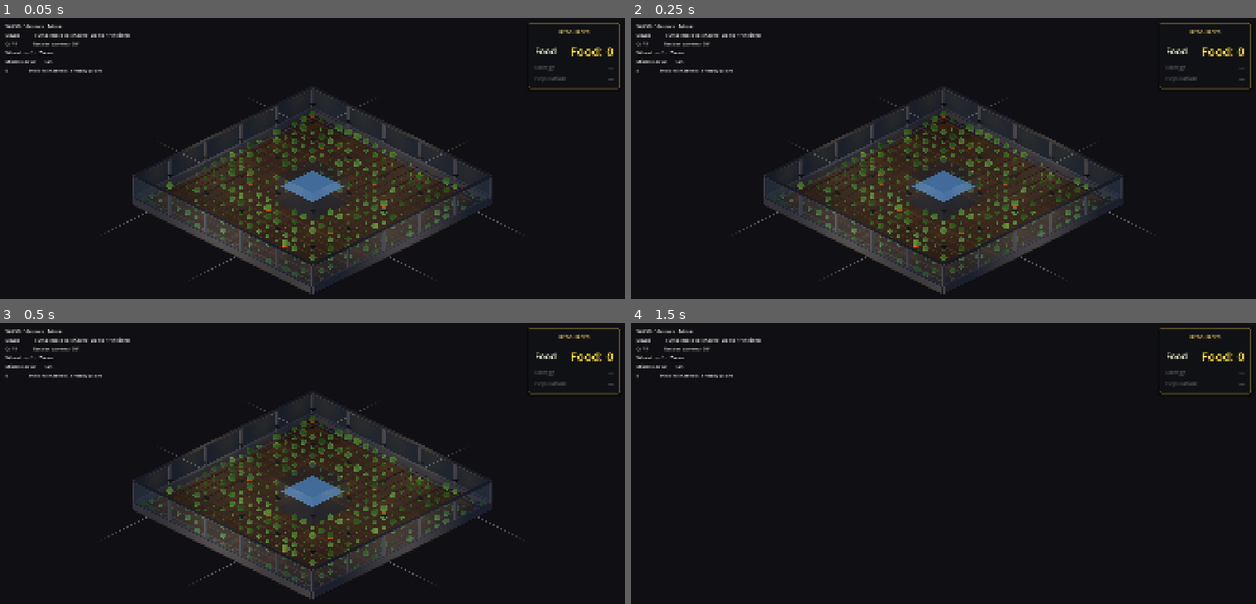
Above: before the commit, frames 1-4 (two rows, left to right).
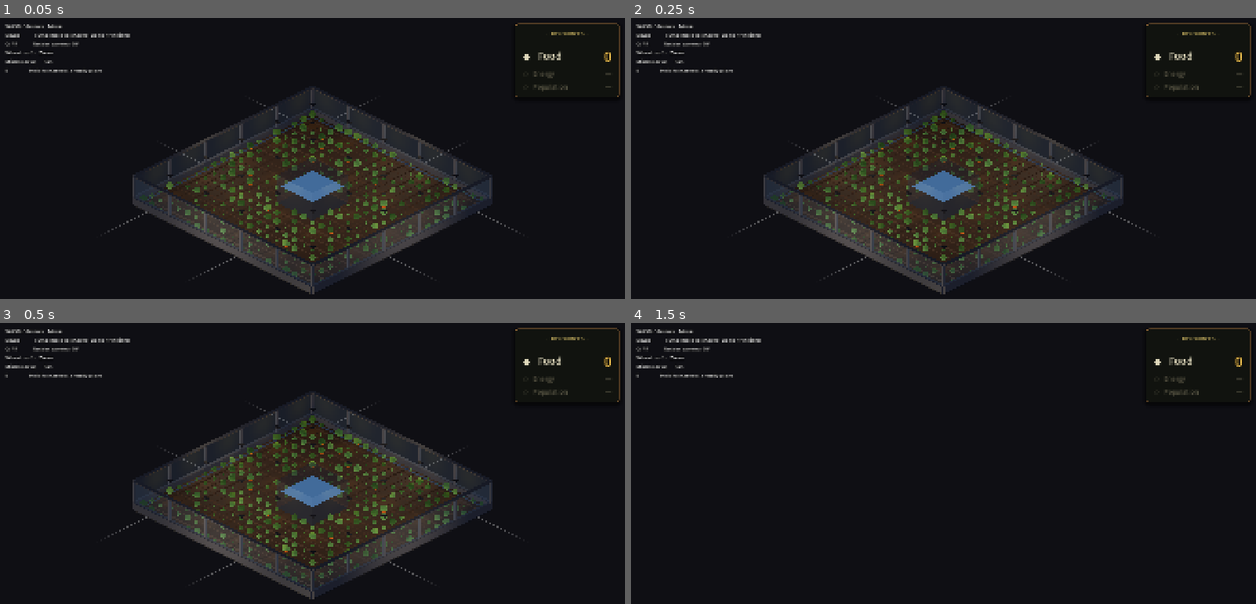
Above: after the commit, the same moments.

Repository: jaredclarkgay/space-tower-iso
Game: Godot game, scene res://scenes/iso_prototype/iso_prototype.tscn
Two runs of this game, one before a commit and one after it. Both use one fixed random seed, a clock stepped at 60 frames per second and the inputs below.
Inputs (mouse positions are in pixels of both pictures, inside the frame that each line leads up to):
- Up to frame 1 (0.05 s): no input
- Up to frame 2 (0.25 s): no input
- Up to frame 3 (0.5 s): no input
- Up to frame 4 (1.5 s): tap Enter at 0.5 s; move the mouse to (1081, 480) at 0.52 s; hold D (move_right) 0.53-1.28 s; hold Middle mouse button (camera_pan) 0.53-1.28 s; tap Space (jump) at 0.77 s; move the mouse to (818, 514) at 1.27 s; hold S (move_down) from 1.28 s (still down); tap Q (camera_rotate_left) at 1.35 s

The runs differ from the first frame. In frame 1, 0.7% of the frame differs, in the area x 39-100%, y 1-82%; in frame 2, 0.7%; in frame 3, 0.7%; in frame 4, 0.7%.

Commit message:
fix(iso): rebalance fruit sizes; warmer Resources panel; food count text
Three operator-flagged issues.

1. Field reading "all orange / all pumpkins". Pumpkins were 0.20 m
   radius (squashed to 0.14 vertical) — as big as the foliage sphere
   itself. Each pumpkin plot dominated as a glowing orange blob, and
   ~20% pumpkin plots dyed the whole field. Reduced pumpkin to 0.13 m
   radius. Bumped tomato (0.085 → 0.10), pepper (0.06 → 0.07), and
   cucumber thickness (0.04 → 0.05) so the smaller fruits read better
   from iso distance. Result: distinct crop colours per plot,
   proportional sizes.

2. "Food: 8" appearing inside the count cell. food_count_hud.gd was
   still printing the "Food: %d" prefix it had when it was a single
   label, but it now lives in a HBox where the sibling FoodLabel
   already says "Food". Script now prints just `%d`.

3. Resources panel aesthetic. Was generic dark-with-amber-border. Now
   reads warmer / more grounded — the brief was "garden of
   eden / utopian / tower-building / construction-worker":
   - bg deeper warm moss-on-earth (0.07, 0.08, 0.06, 0.92)
   - copper-amber border (0.82, 0.58, 0.30) with thicker top (3 px)
     for a faint hardhat-brim feel
   - corner radius 8 → 10, drop shadow stronger (12, offset 0/5)
   - Title: "·  RESOURCES  ·" in warm wheat (font_size 16 → 18) with
     small ornaments. Divider stroke darker, more present.
   - Active row gets ◆ marker, dim placeholder rows ◇ markers — so the
     hierarchy reads at a glance without bright placeholder text.
   - Food label cream (0.93, 0.90, 0.78), count warm gold
     (0.96, 0.78, 0.32) with deeper outline. font_size 38 → 42.
   - Energy/Population dimmed to muted moss instead of cool grey,
     keeping the palette warm.

Verified: `godot --headless --quit-after 200` exits 0, no errors.

Co-Authored-By: Claude Opus 4.7 (1M context) <noreply@anthropic.com>

Diff:
--- a/scenes/iso_prototype/food_count_hud.gd
+++ b/scenes/iso_prototype/food_count_hud.gd
@@ -8,4 +8,5 @@
 
 
 func _process(_delta: float) -> void:
-	text = "Food: %d" % _gs.food_count
+	# Just the number — the "Food" label is a sibling Label in the row.
+	text = "%d" % _gs.food_count
--- a/scenes/iso_prototype/iso_floor.gd
+++ b/scenes/iso_prototype/iso_floor.gd
@@ -447,14 +447,14 @@
 				var f := MeshInstance3D.new()
 				f.name = "Tomato"
 				var m := SphereMesh.new()
-				m.radius = 0.085
-				m.height = 0.17
+				m.radius = 0.10
+				m.height = 0.20
 				f.mesh = m
 				f.material_override = _make_material(color)
 				var angle: float = float(i) * (TAU / 3.0) + 0.5
-				var dx: float = cos(angle) * 0.14
-				var dz: float = sin(angle) * 0.14
-				f.position = Vector3(x + dx, 0.42 + float(i) * 0.05, z + dz)
+				var dx: float = cos(angle) * 0.16
+				var dz: float = sin(angle) * 0.16
+				f.position = Vector3(x + dx, 0.44 + float(i) * 0.05, z + dz)
 				add_child(f)
 				fruits.append(f)
 		"Pepper":
@@ -463,13 +463,13 @@
 				var f := MeshInstance3D.new()
 				f.name = "Pepper"
 				var m := SphereMesh.new()
-				m.radius = 0.06
-				m.height = 0.12
+				m.radius = 0.07
+				m.height = 0.14
 				f.mesh = m
 				f.scale = Vector3(1.0, 1.9, 1.0)
 				f.material_override = _make_material(color)
 				var sign_v: int = -1 if i == 0 else 1
-				f.position = Vector3(x + sign_v * 0.16, 0.34, z + 0.04)
+				f.position = Vector3(x + sign_v * 0.18, 0.36, z + 0.04)
 				add_child(f)
 				fruits.append(f)
 		"Eggplant":
@@ -495,16 +495,18 @@
 			add_child(cap)
 			fruits.append(cap)
 		"Pumpkin":
-			# One large squashed orange sphere sitting on the soil.
+			# One squashed orange sphere sitting on the soil. Smaller than the
+			# first pass — the previous 0.20-radius mesh dominated every
+			# pumpkin plot and made the whole field read as orange.
 			var body := MeshInstance3D.new()
 			body.name = "PumpkinBody"
 			var bm := SphereMesh.new()
-			bm.radius = 0.20
-			bm.height = 0.40
+			bm.radius = 0.13
+			bm.height = 0.26
 			body.mesh = bm
-			body.scale = Vector3(1.0, 0.7, 1.0)
+			body.scale = Vector3(1.0, 0.72, 1.0)
 			body.material_override = _make_material(color)
-			body.position = Vector3(x + 0.12, 0.32, z + 0.12)
+			body.position = Vector3(x + 0.13, 0.27, z + 0.10)
 			add_child(body)
 			fruits.append(body)
 			# Dark green stem on top.
@@ -513,10 +515,10 @@
 			var sm := CylinderMesh.new()
 			sm.top_radius = 0.025
 			sm.bottom_radius = 0.04
-			sm.height = 0.09
+			sm.height = 0.08
 			stem.mesh = sm
 			stem.material_override = _make_material(Color(0.25, 0.40, 0.15))
-			stem.position = Vector3(x + 0.12, 0.50, z + 0.12)
+			stem.position = Vector3(x + 0.13, 0.39, z + 0.10)
 			add_child(stem)
 			fruits.append(stem)
 		"Cucumber":
@@ -525,14 +527,14 @@
 				var f := MeshInstance3D.new()
 				f.name = "Cucumber"
 				var m := CylinderMesh.new()
-				m.top_radius = 0.04
-				m.bottom_radius = 0.04
-				m.height = 0.26
+				m.top_radius = 0.05
+				m.bottom_radius = 0.05
+				m.height = 0.30
 				f.mesh = m
 				f.material_override = _make_material(color)
 				var sign_v: int = -1 if i == 0 else 1
-				f.rotation = Vector3(0, 0, deg_to_rad(20.0 * sign_v))
-				f.position = Vector3(x + sign_v * 0.16, 0.36, z - 0.04 * sign_v)
+				f.rotation = Vector3(0, 0, deg_to_rad(22.0 * sign_v))
+				f.position = Vector3(x + sign_v * 0.18, 0.38, z - 0.04 * sign_v)
 				add_child(f)
 				fruits.append(f)
 	for f in fruits:
--- a/scenes/iso_prototype/iso_prototype.tscn
+++ b/scenes/iso_prototype/iso_prototype.tscn
@@ -13,23 +13,22 @@
 ambient_light_energy = 0.5
 
 [sub_resource type="StyleBoxFlat" id="ResourcePanelStyle"]
-bg_color = Color(0.07, 0.075, 0.09, 0.86)
+bg_color = Color(0.07, 0.08, 0.06, 0.92)
 border_width_left = 2
-border_width_top = 2
+border_width_top = 3
 border_width_right = 2
 border_width_bottom = 2
-border_color = Color(0.85, 0.7, 0.3, 0.55)
-corner_radius_top_left = 8
-corner_radius_top_right = 8
-corner_radius_bottom_right = 8
-corner_radius_bottom_left = 8
-shadow_color = Color(0, 0, 0, 0.45)
-shadow_size = 8
-shadow_offset = Vector2(0, 4)
+border_color = Color(0.82, 0.58, 0.30, 0.62)
+corner_radius_top_left = 10
+corner_radius_top_right = 10
+corner_radius_bottom_right = 10
+corner_radius_bottom_left = 10
+shadow_color = Color(0, 0, 0, 0.55)
+shadow_size = 12
+shadow_offset = Vector2(0, 5)
 
 [sub_resource type="StyleBoxLine" id="ResourcePanelDivider"]
-color = Color(0.85, 0.7, 0.3, 0.4)
-thickness = 1
+color = Color(0.78, 0.55, 0.28, 0.45)
 
 [node name="IsoPrototype" type="Node3D"]
 
@@ -81,74 +80,89 @@
 anchors_preset = 1
 anchor_left = 1.0
 anchor_right = 1.0
-offset_left = -300.0
-offset_top = 18.0
-offset_right = -18.0
+offset_left = -340.0
+offset_top = 20.0
+offset_right = -20.0
 theme_override_styles/panel = SubResource("ResourcePanelStyle")
 
 [node name="Margin" type="MarginContainer" parent="HUD/ResourcesPanel"]
-theme_override_constants/margin_left = 18
-theme_override_constants/margin_top = 14
-theme_override_constants/margin_right = 18
-theme_override_constants/margin_bottom = 14
+layout_mode = 2
+theme_override_constants/margin_left = 22
+theme_override_constants/margin_top = 16
+theme_override_constants/margin_right = 22
+theme_override_constants/margin_bottom = 16
 
 [node name="VBox" type="VBoxContainer" parent="HUD/ResourcesPanel/Margin"]
-theme_override_constants/separation = 8
+layout_mode = 2
+theme_override_constants/separation = 10
 
 [node name="TitleLabel" type="Label" parent="HUD/ResourcesPanel/Margin/VBox"]
-text = "RESOURCES"
+layout_mode = 2
+theme_override_colors/font_color = Color(0.94, 0.83, 0.45, 0.92)
+theme_override_constants/outline_size = 0
+theme_override_font_sizes/font_size = 18
+text = "·  RESOURCES  ·"
 horizontal_alignment = 1
-theme_override_colors/font_color = Color(0.95, 0.82, 0.42, 0.95)
-theme_override_constants/outline_size = 0
-theme_override_font_sizes/font_size = 16
 
 [node name="Divider" type="HSeparator" parent="HUD/ResourcesPanel/Margin/VBox"]
+layout_mode = 2
 theme_override_styles/separator = SubResource("ResourcePanelDivider")
 
 [node name="FoodRow" type="HBoxContainer" parent="HUD/ResourcesPanel/Margin/VBox"]
-alignment = 1
+layout_mode = 2
+theme_override_constants/separation = 8
 
 [node name="FoodLabel" type="Label" parent="HUD/ResourcesPanel/Margin/VBox/FoodRow"]
+layout_mode = 2
 size_flags_horizontal = 3
-text = "Food"
-theme_override_colors/font_color = Color(0.95, 0.95, 0.85, 0.95)
-theme_override_colors/font_outline_color = Color(0, 0, 0, 0.5)
+theme_override_colors/font_color = Color(0.93, 0.90, 0.78, 0.95)
+theme_override_colors/font_outline_color = Color(0, 0, 0, 0.45)
 theme_override_constants/outline_size = 3
-theme_override_font_sizes/font_size = 28
+theme_override_font_sizes/font_size = 30
+text = "◆   Food"
 
 [node name="FoodCount" type="Label" parent="HUD/ResourcesPanel/Margin/VBox/FoodRow"]
+layout_mode = 2
+theme_override_colors/font_color = Color(0.96, 0.78, 0.32, 1)
+theme_override_colors/font_outline_color = Color(0.10, 0.05, 0, 1)
+theme_override_constants/outline_size = 6
+theme_override_font_sizes/font_size = 42
 text = "0"
 horizontal_alignment = 2
-theme_override_colors/font_color = Color(1, 0.88, 0.34, 1)
-theme_override_colors/font_outline_color = Color(0.05, 0.04, 0, 1)
-theme_override_constants/outline_size = 6
-theme_override_font_sizes/font_size = 38
 script = ExtResource("4_food")
 
 [node name="EnergyRow" type="HBoxContainer" parent="HUD/ResourcesPanel/Margin/VBox"]
+layout_mode = 2
+theme_override_constants/separation = 8
 
 [node name="EnergyLabel" type="Label" parent="HUD/ResourcesPanel/Margin/VBox/EnergyRow"]
+layout_mode = 2
 size_flags_horizontal = 3
-text = "Energy"
-theme_override_colors/font_color = Color(0.55, 0.55, 0.6, 0.55)
-theme_override_font_sizes/font_size = 18
+theme_override_colors/font_color = Color(0.55, 0.52, 0.42, 0.55)
+theme_override_font_sizes/font_size = 20
+text = "◇   Energy"
 
 [node name="EnergyValue" type="Label" parent="HUD/ResourcesPanel/Margin/VBox/EnergyRow"]
+layout_mode = 2
+theme_override_colors/font_color = Color(0.55, 0.52, 0.42, 0.55)
+theme_override_font_sizes/font_size = 20
 text = "—"
 horizontal_alignment = 2
-theme_override_colors/font_color = Color(0.55, 0.55, 0.6, 0.55)
-theme_override_font_sizes/font_size = 18
 
 [node name="PopulationRow" type="HBoxContainer" parent="HUD/ResourcesPanel/Margin/VBox"]
+layout_mode = 2
+theme_override_constants/separation = 8
 
 [node name="PopulationLabel" type="Label" parent="HUD/ResourcesPanel/Margin/VBox/PopulationRow"]
+layout_mode = 2
 size_flags_horizontal = 3
-text = "Population"
-theme_override_colors/font_color = Color(0.55, 0.55, 0.6, 0.55)
-theme_override_font_sizes/font_size = 18
+theme_override_colors/font_color = Color(0.55, 0.52, 0.42, 0.55)
+theme_override_font_sizes/font_size = 20
+text = "◇   Population"
 
 [node name="PopulationValue" type="Label" parent="HUD/ResourcesPanel/Margin/VBox/PopulationRow"]
+layout_mode = 2
+theme_override_colors/font_color = Color(0.55, 0.52, 0.42, 0.55)
+theme_override_font_sizes/font_size = 20
 text = "—"
 horizontal_alignment = 2
-theme_override_colors/font_color = Color(0.55, 0.55, 0.6, 0.55)
-theme_override_font_sizes/font_size = 18
